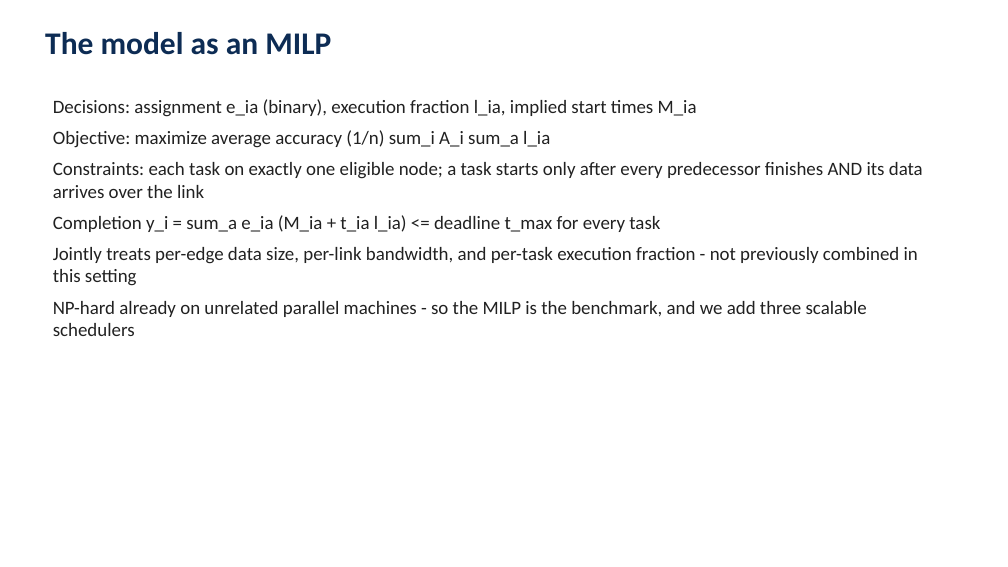
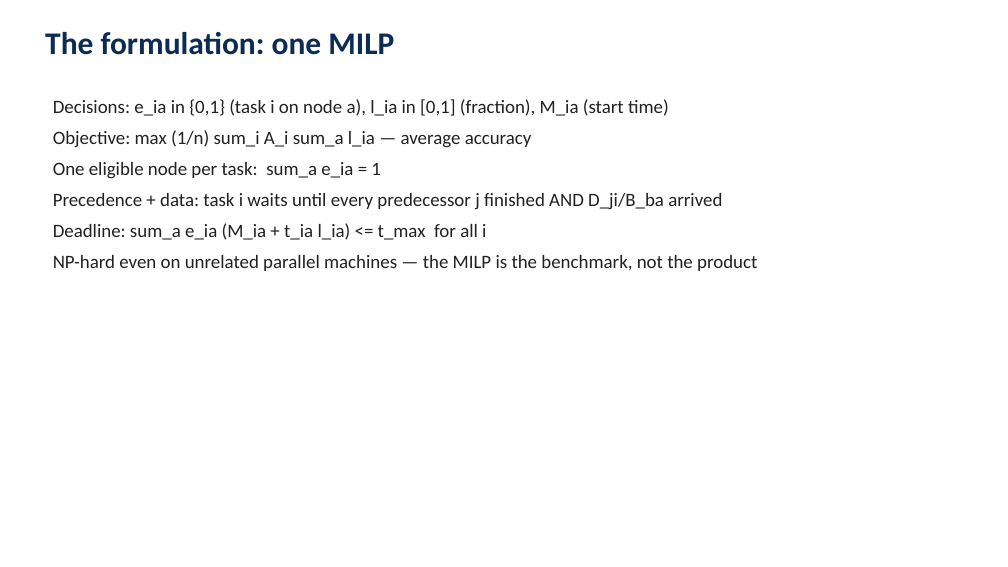
Before and after one commit to gayanigupta/data-aware-scheduling, a slide deck: slide 7 of slides/data-aware-scheduling.pptx (slide 4 before the commit). Drawn at 1008x567 pixels with LibreOffice and Linux fonts; fonts in the diff are those of the drawing. Boxes give left, top, right and bottom in pixels: in the first picture for what was removed or moved away, otherwise in the second. Text is boxed around its words. In the diff, an @@ line names an element or a change of style, - is before the commit and + after.

```diff
--- a/slides/data-aware-scheduling.pptx
+++ b/slides/data-aware-scheduling.pptx
@@ text at [45,32,394,55]: text changed @@
-The model as an MILP
+The formulation: one MILP
@@ text at [53,99,757,271]: text changed @@
-Decisions: assignment e_ia (binary), execution fraction l_ia, implied start times M_ia
-Objective: maximize average accuracy (1/n) sum_i A_i sum_a l_ia
-Constraints: each task on exactly one eligible node; a task starts only after every predecessor finishes AND its data arrives over the link
-Completion y_i = sum_a e_ia (M_ia + t_ia l_ia) <= deadline t_max for every task
-Jointly treats per-edge data size, per-link bandwidth, and per-task execution fraction - not previously combined in this setting
-NP-hard already on unrelated parallel machines - so the MILP is the benchmark, and we add three scalable schedulers
+Decisions: e_ia in {0,1} (task i on node a), l_ia in [0,1] (fraction), M_ia (start time)
+Objective: max (1/n) sum_i A_i sum_a l_ia — average accuracy
+One eligible node per task: sum_a e_ia = 1
+Precedence + data: task i waits until every predecessor j finished AND D_ji/B_ba arrived
+Deadline: sum_a e_ia (M_ia + t_ia l_ia) <= t_max for all i
+NP-hard even on unrelated parallel machines — the MILP is the benchmark, not the product
```
Also in this commit, not shown: 11 other slides changed, 9 slides added, 1 slide removed, 1 other file.
